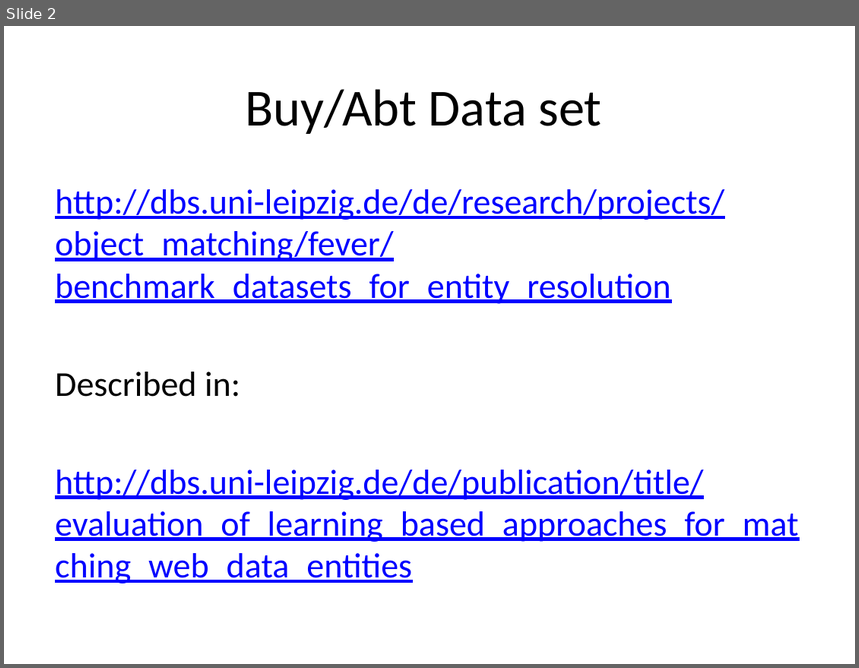
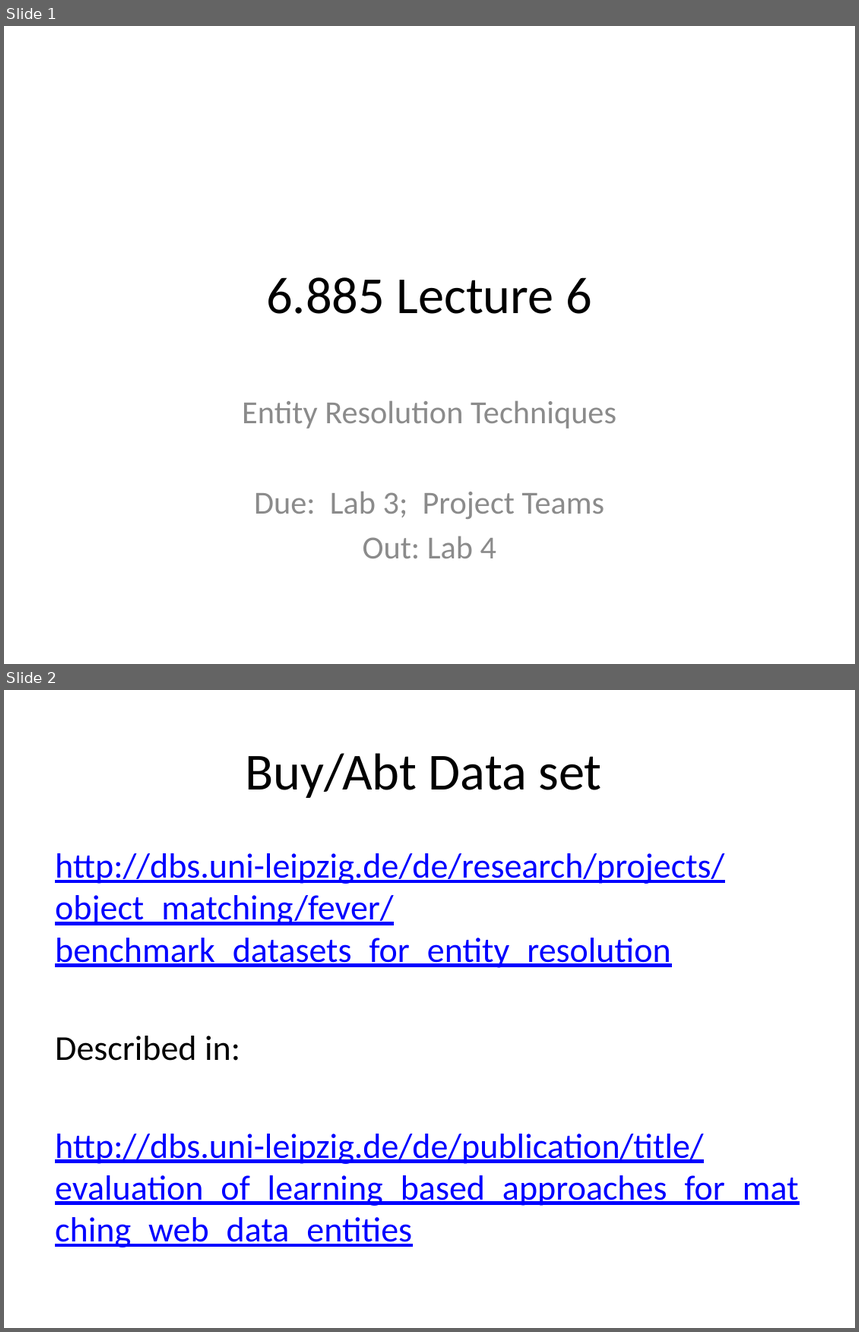
Before and after one commit to mitdbg/asciiclass, a slide deck: lectures/lec6/lec6.pptx. Shown one above the other, each under a label of ours: slide 2 before the commit, slides 1 and 2 after it. The pictures are 859x668 and 859x1332 pixels, drawn with LibreOffice and Linux fonts; fonts in the diff are those of the drawing. Boxes give left, top, right and bottom in pixels: in the first picture for what was removed or moved away, otherwise in the second. Text is boxed around its words. In the diff, an @@ line names an element or a change of style, - is before the commit and + after.

```diff
--- a/lectures/lec6/lec6.pptx
+++ b/lectures/lec6/lec6.pptx
@@ slide 1 added at [4,26,855,664], background #FFFFFF @@
@@ title added at [266,278,592,314], 44 pt, text #000000 @@
+6.885 Lecture 6
@@ subtitle added at [242,401,617,559], 27.2 pt, text #8C8C8C @@
+Entity Resolution Techniques
+Due: Lab 3; Project Teams
+Out: Lab 4
```
Also in this commit, not shown: 1 slide changed, 1 slide removed.
